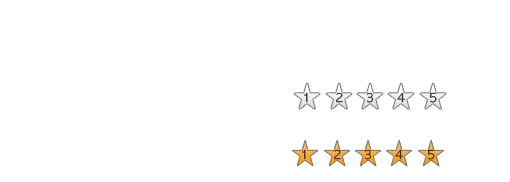
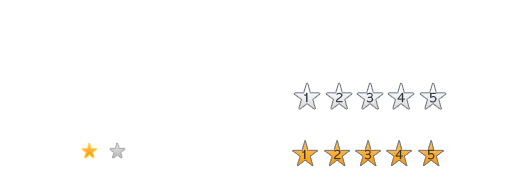
The second w=510, h=182 image is a revision of the first. Changes to its layers:
added layer "Ebene 2 Kopie 11" above "Ebene 2 Kopie 10" over (110, 143, 125, 158)
added layer "Ebene 2 Kopie 10" above "Ebene 2" over (82, 143, 97, 158)
